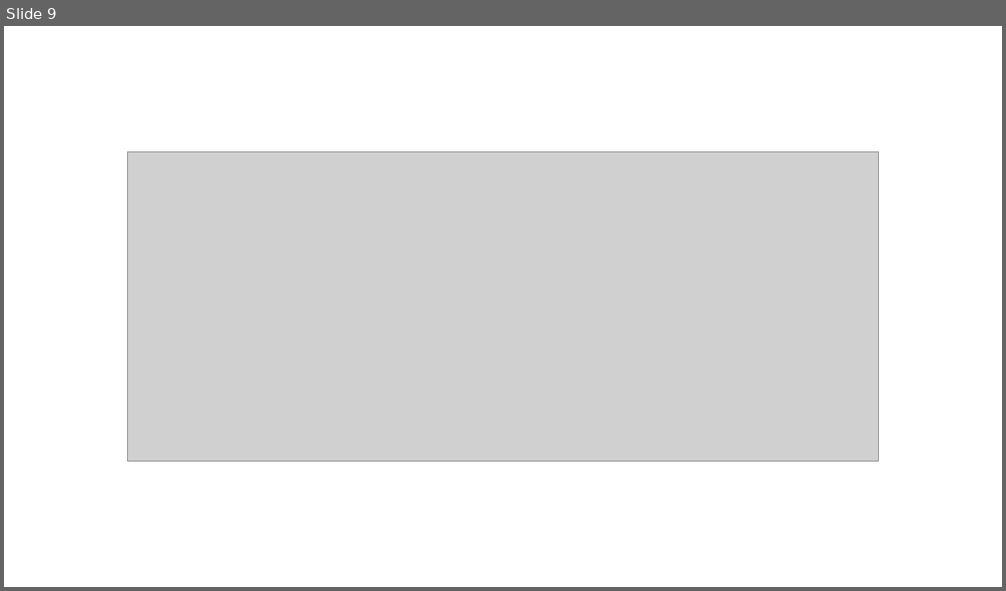
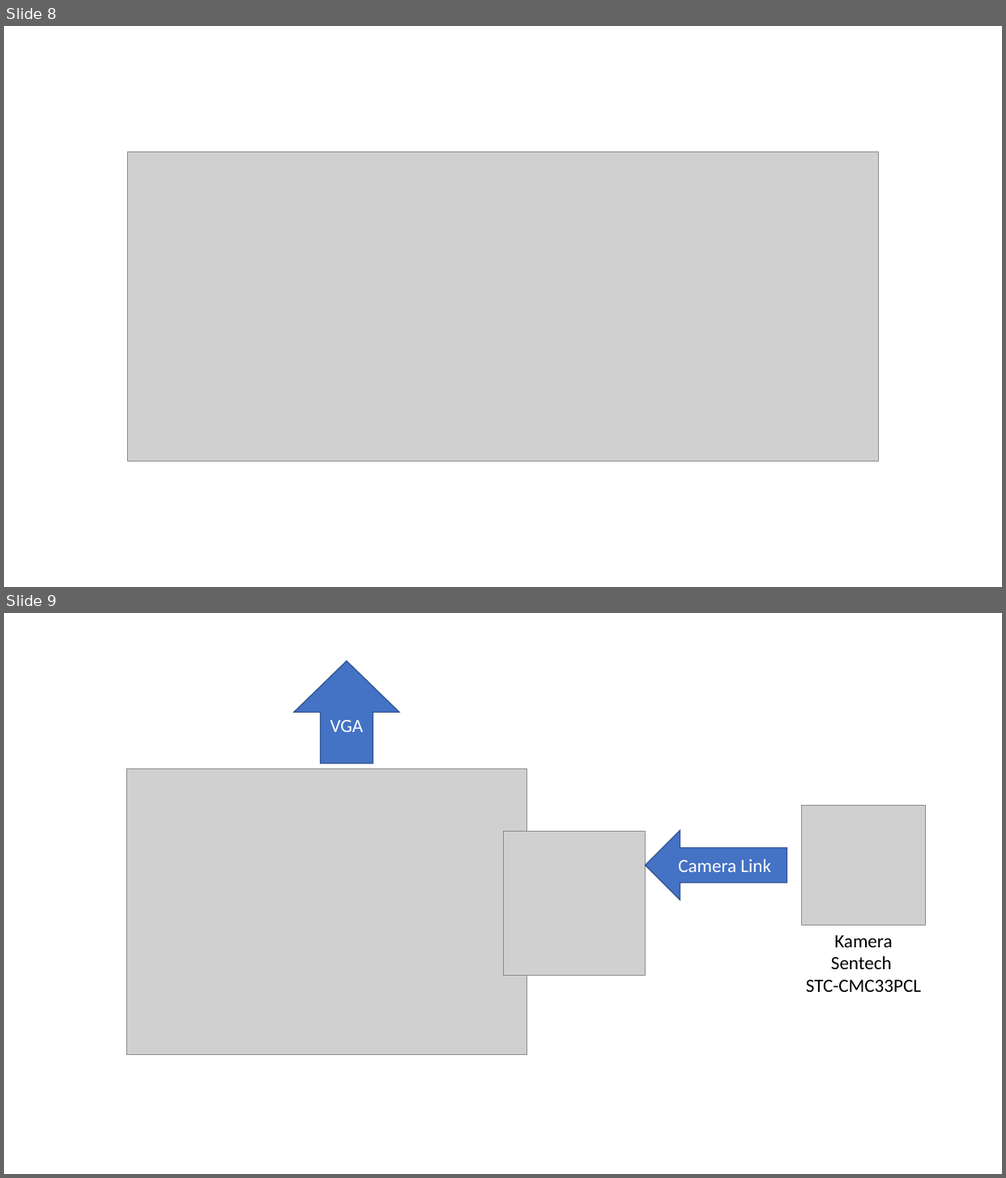
Before and after one commit to Chriss95De/Bachelors-Thesis-VHDL-Pattern-Detection, a slide deck: Dokumentation/Stand Oster/Grafiken.pptx. Shown one above the other, each under a label of ours: slide 9 before the commit, slides 8 and 9 after it. The pictures are 1006x591 and 1006x1178 pixels, drawn with LibreOffice and Linux fonts; fonts in the diff are those of the drawing; grey boxes stand for pictures. Boxes give left, top, right and bottom in pixels: in the first picture for what was removed or moved away, otherwise in the second. Text is boxed around its words. In the diff, an @@ line names an element or a change of style, - is before the commit and + after.

```diff
--- a/Dokumentation/Stand Oster/Grafiken.pptx
+++ b/Dokumentation/Stand Oster/Grafiken.pptx
@@ slide 9 added at (x1=4, y1=613, x2=1002, y2=1174), background #FFFFFF @@
@@ up arrow added at (x1=294, y1=661, x2=399, y2=764), fill #4472C4, outline #325491 1 pt, 18 pt, text #FFFFFF @@
+VGA
@@ picture added at (x1=127, y1=769, x2=527, y2=1055) @@
@@ picture added at (x1=801, y1=806, x2=926, y2=926) @@
@@ left arrow added at (x1=646, y1=831, x2=787, y2=901), fill #4472C4, outline #325491 1 pt, 18 pt, text #FFFFFF @@
+Camera Link
@@ picture added at (x1=503, y1=832, x2=645, y2=975) @@
@@ text added at (x1=806, y1=935, x2=921, y2=992), 18 pt, text #000000 @@
+Kamera
+Sentech
+STC-CMC33PCL
@@ what was slide 9 is now slide 8 @@
```
Also in this commit, not shown: 1 slide changed, 12 other slides added, 30 other files.
